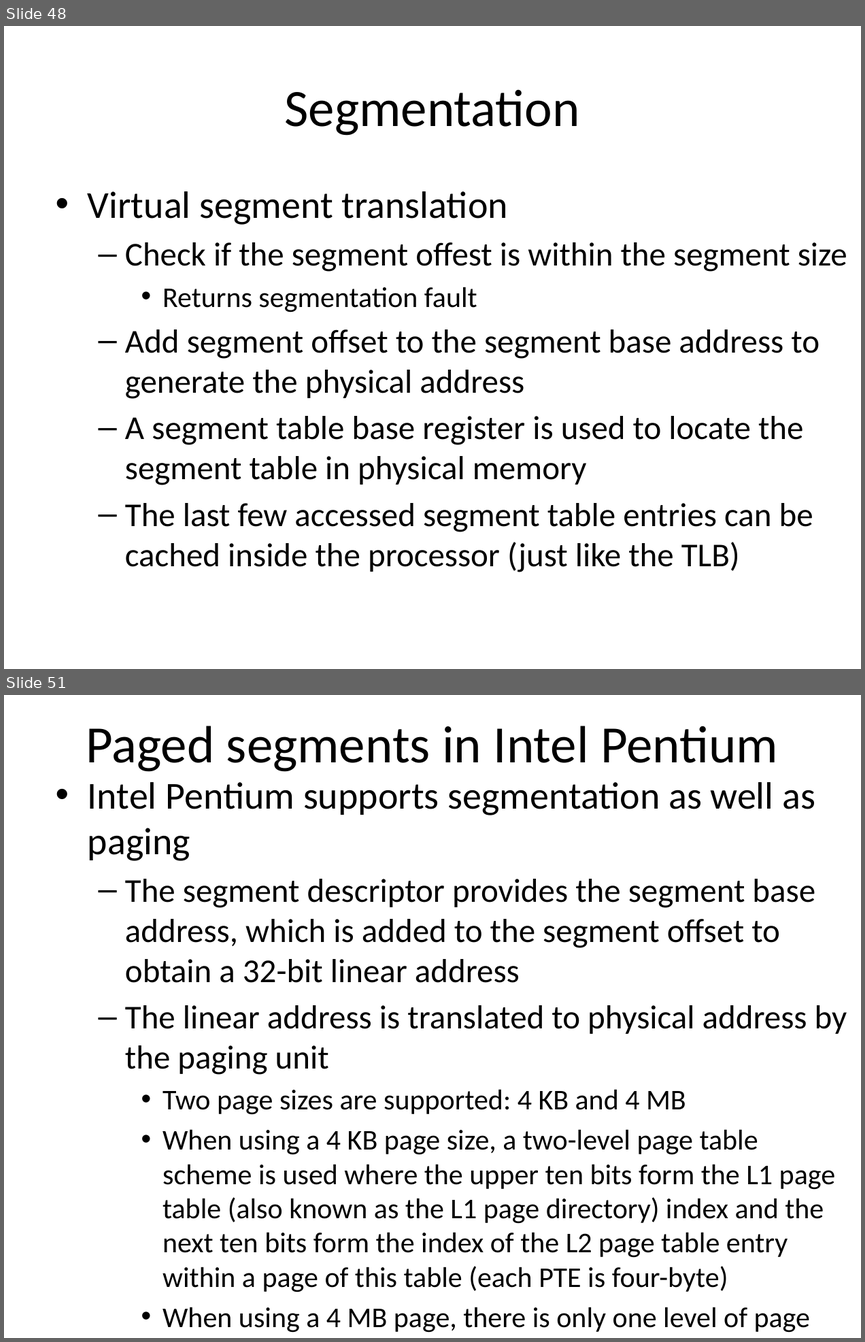
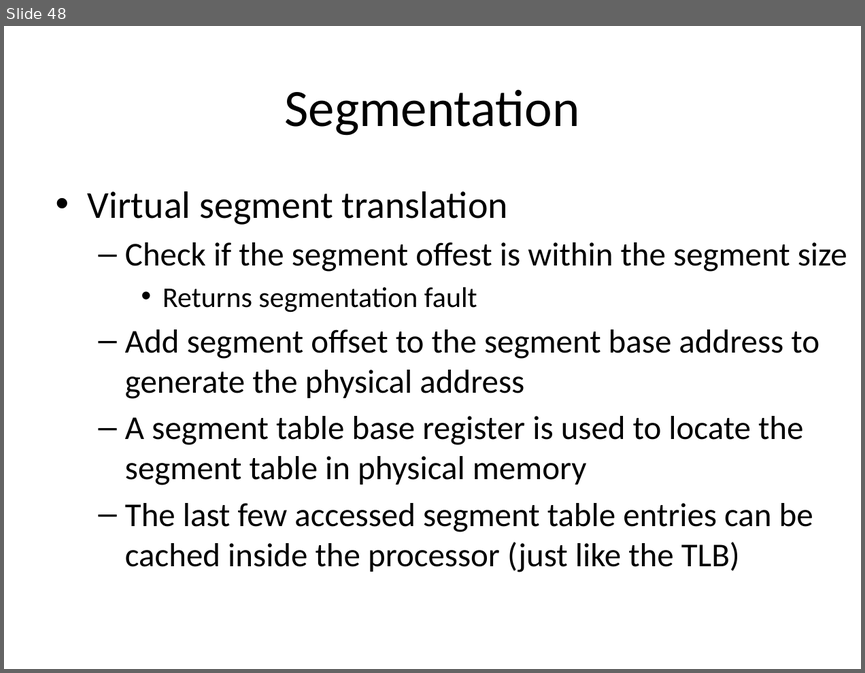
Before and after one commit to sidarth164/iitk-assignments, a slide deck: CS330/lectures/memory_management.pptx. Shown one above the other, each under a label of ours: slides 48 and 51 before the commit, slide 48 after it; the slides between them are not shown. The pictures are 865x1342 and 865x673 pixels, drawn with LibreOffice and Linux fonts; fonts in the diff are those of the drawing. Boxes give left, top, right and bottom in pixels: in the first picture for what was removed or moved away, otherwise in the second. Text is boxed around its words. In the diff, an @@ line names an element or a change of style, - is before the commit and + after.

```diff
--- a/CS330/lectures/memory_management.pptx
+++ b/CS330/lectures/memory_management.pptx
@@ slide 51 removed at [4, 695, 861, 1338], background #FFFFFF @@
@@ title removed at [86, 726, 778, 772] @@
-Paged segments in Intel Pentium
@@ text removed at [88, 782, 847, 1332] @@
-• Intel Pentium supports segmentation as well as paging
-  – The segment descriptor provides the segment base address, which is added to the segment offset to obtain a 32-bit linear address
-  – The linear address is translated to physical address by the paging unit
-    • Two page sizes are supported: 4 KB and 4 MB
-    • When using a 4 KB page size, a two-level page table scheme is used where the upper ten bits form the L1 page table (also known as the L1 page directory) index and the next ten bits form the index of the L2 page table entry within a page of this table (each PTE is four-byte)
-    • When using a 4 MB page, there is only one level of page table
```
Also in this commit, not shown: 1 slide changed, 6 other slides removed, 5 other files.
